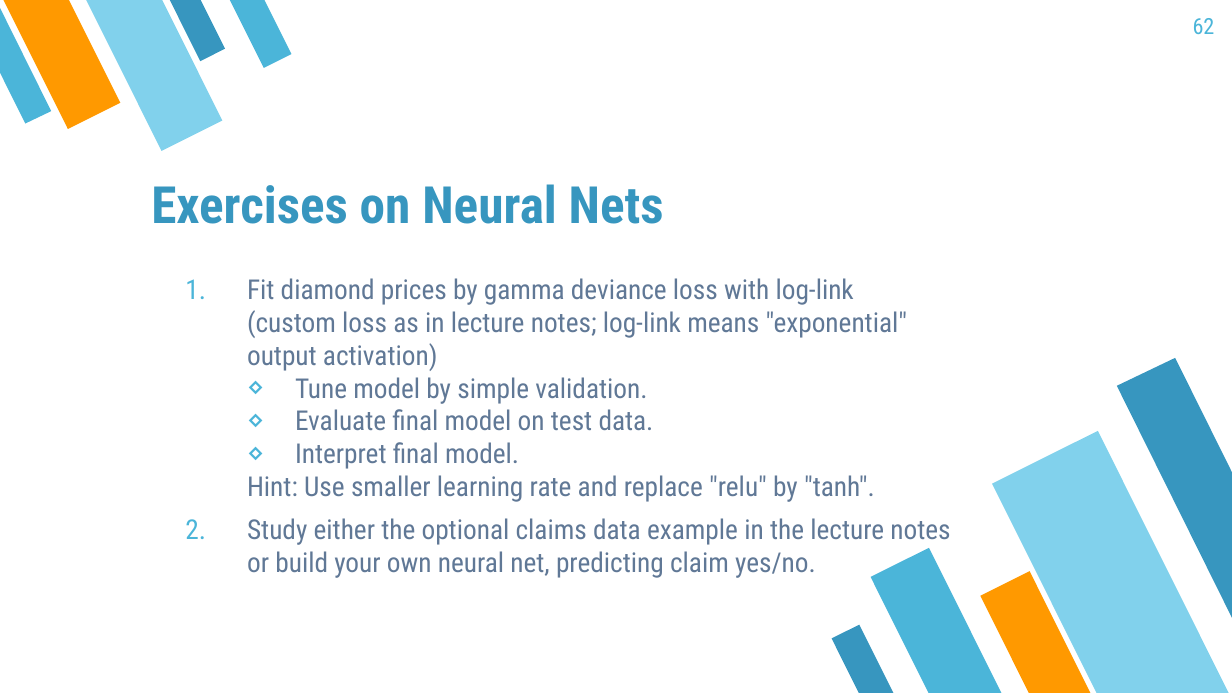
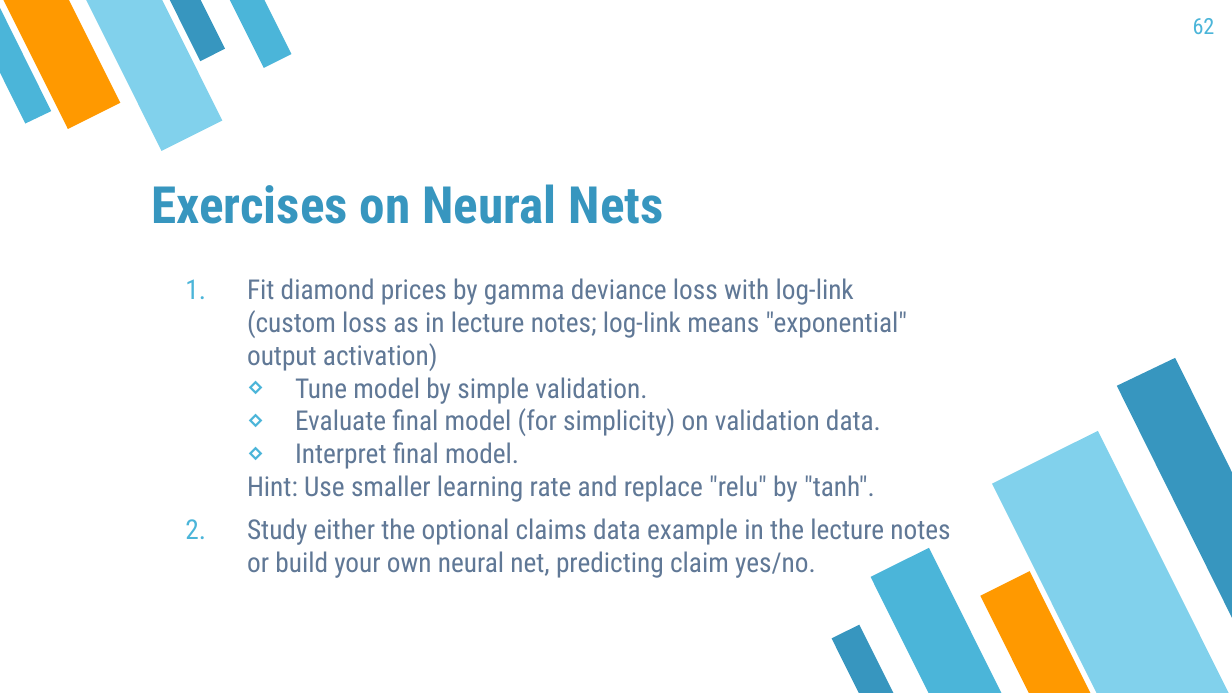
Before and after one commit to mayer79/ml_lecture, a slide deck: slide 62 of slides/ML_Lecture.pptx. Drawn at 1232x693 pixels with LibreOffice and Linux fonts; fonts in the diff are those of the drawing. Boxes give left, top, right and bottom in pixels: in the first picture for what was removed or moved away, otherwise in the second. Text is boxed around its words. In the diff, an @@ line names an element or a change of style, - is before the commit and + after.

Commit message:
simplified first example on neural nets

```diff
--- a/slides/ML_Lecture.pptx
+++ b/slides/ML_Lecture.pptx
@@ text at <box>295,408,881,436</box>: text changed @@
-  ⋄ Evaluate final model on test data.
+  ⋄ Evaluate final model (for simplicity) on validation data.
```
Also in this commit, not shown: 1 other file.
